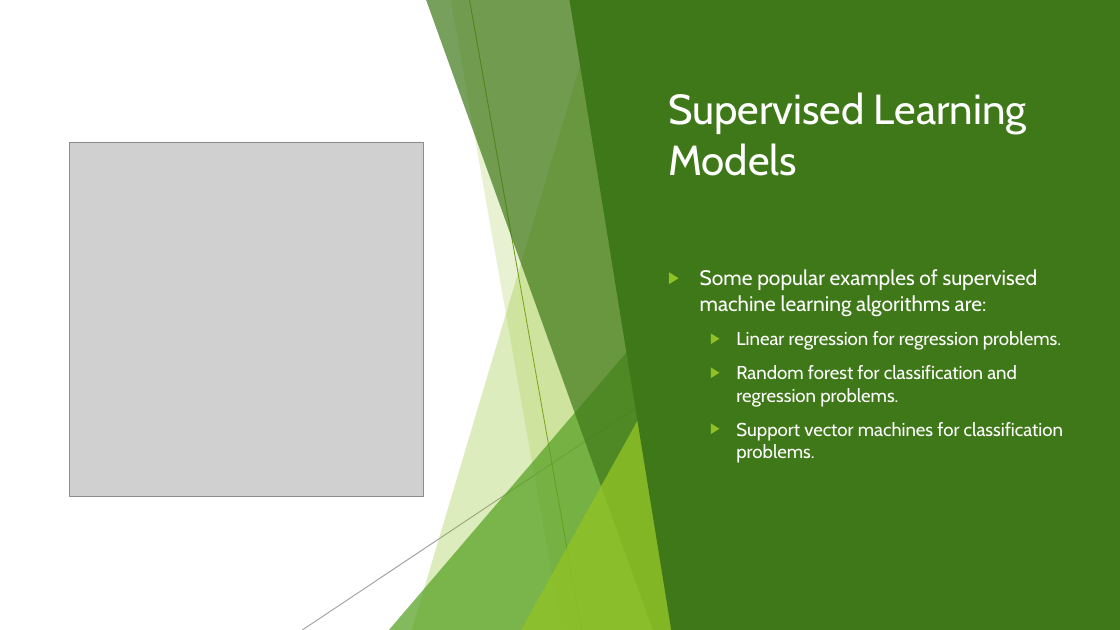
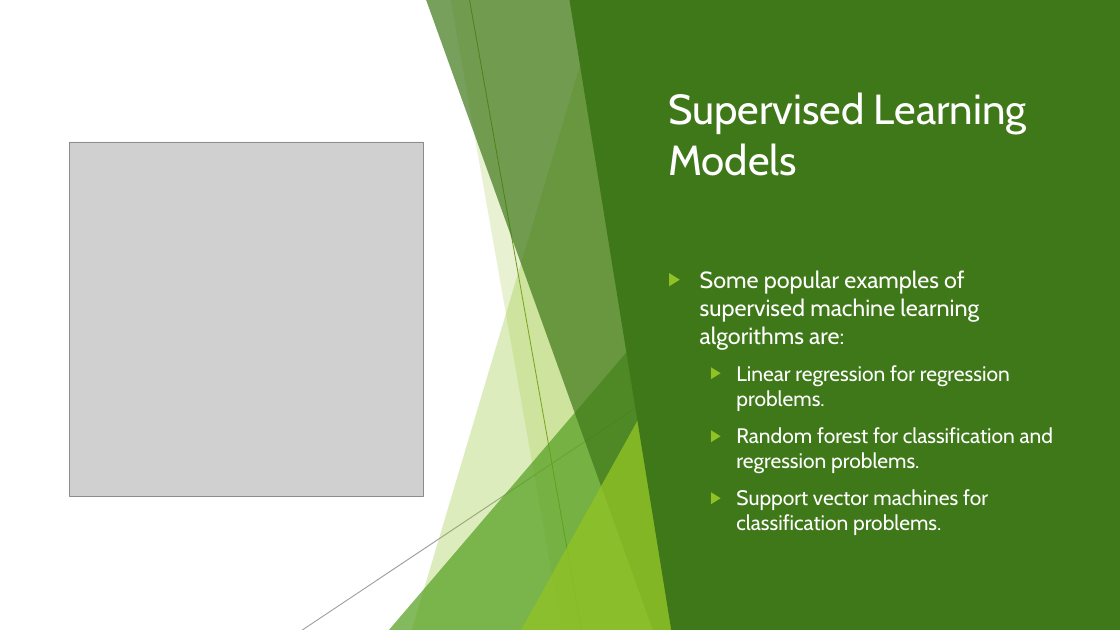
Before and after one commit to sandipgoswami/Mythesis, a slide deck: slide 38 of Sign language/Defence PPT/Sandip-thesis.pptx (slide 36 before the commit). Drawn at 1120x630 pixels with LibreOffice and Linux fonts; fonts in the diff are those of the drawing; grey boxes stand for pictures. Boxes give left, top, right and bottom in pixels: in the first picture for what was removed or moved away, otherwise in the second. Text is boxed around its words. In the diff, an @@ line names an element or a change of style, - is before the commit and + after.

```diff
--- a/Sign language/Defence PPT/Sandip-thesis.pptx
+++ b/Sign language/Defence PPT/Sandip-thesis.pptx
@@ text "Some popular examples of supervised ..." at [700, 270, 1053, 535]: size 18 to 20 pt in "Some popular examples of supervised machine learning ..."; size 16 to 18 pt in "Linear regression for regression problems.", "Random forest for classification and regression problems.", "Support vector machines for classification problems." @@
```
Also in this commit, not shown: 12 other slides changed, 7 slides added, 6 other files.
